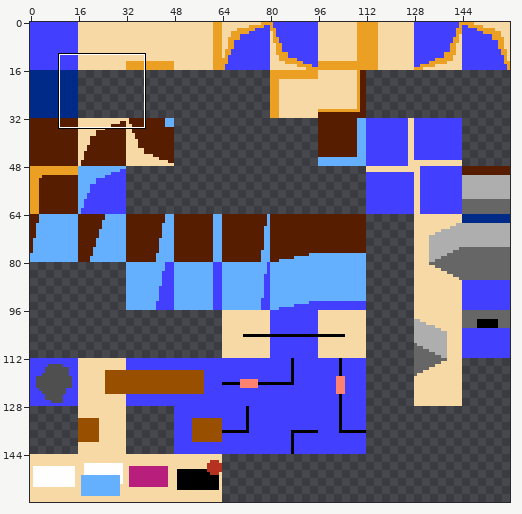
Edited in one commit: pixel-art file (art/16x_tileset.aseprite). Above, an overview of the earlier version with the close-up marked.
Close-up. Before the edit:
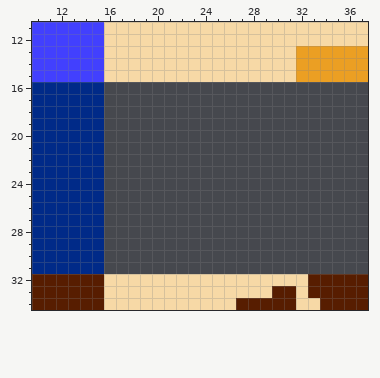
160x160 pixels, 1 frame. Shown: x 10..37, y 11..34.
Once edited:
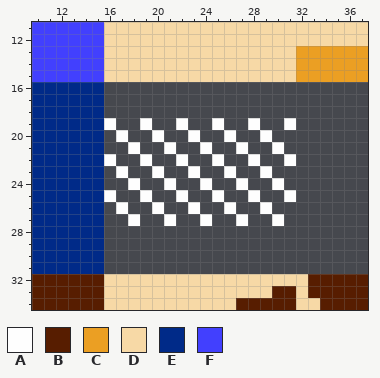
Palette (. is transparent): A #fefefe  B #571d00  C #eb9f23  D #f7d9a6  E #002a88  F #4240fe
From the commit log: add checkpoint in 16 tile
Edits made:
y 19: x 16 . -> A; x 19 . -> A; x 22 . -> A; x 25 . -> A; x 28 . -> A; x 31 . -> A
y 20: x 17 . -> A; x 20 . -> A; x 23 . -> A; x 26 . -> A; x 29 . -> A
y 21: x 18 . -> A; x 21 . -> A; x 24 . -> A; x 27 . -> A; x 30 . -> A
y 22: x 16 . -> A; x 19 . -> A; x 22 . -> A; x 25 . -> A; x 28 . -> A; x 31 . -> A
y 23: x 17 . -> A; x 20 . -> A; x 23 . -> A; x 26 . -> A; x 29 . -> A
y 24: x 18 . -> A; x 21 . -> A; x 24 . -> A; x 27 . -> A; x 30 . -> A
y 25: x 16 . -> A; x 19 . -> A; x 22 . -> A; x 25 . -> A; x 28 . -> A; x 31 . -> A
y 26: x 17 . -> A; x 20 . -> A; x 23 . -> A; x 26 . -> A; x 29 . -> A
y 27: x 18 . -> A; x 21 . -> A; x 24 . -> A; x 27 . -> A; x 30 . -> A
Where, in picture pixels (left, top, right, bottom), the same in both close-ups:
added: (104, 118, 296, 226)
